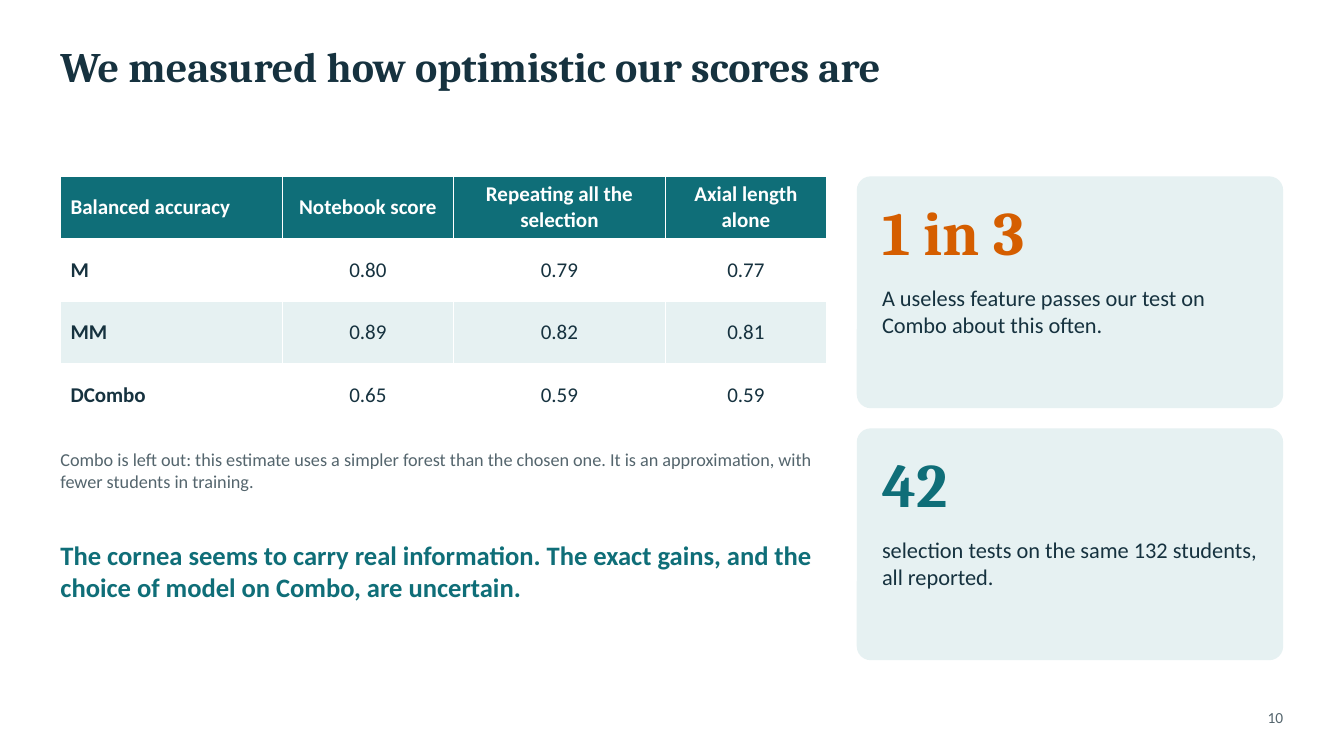
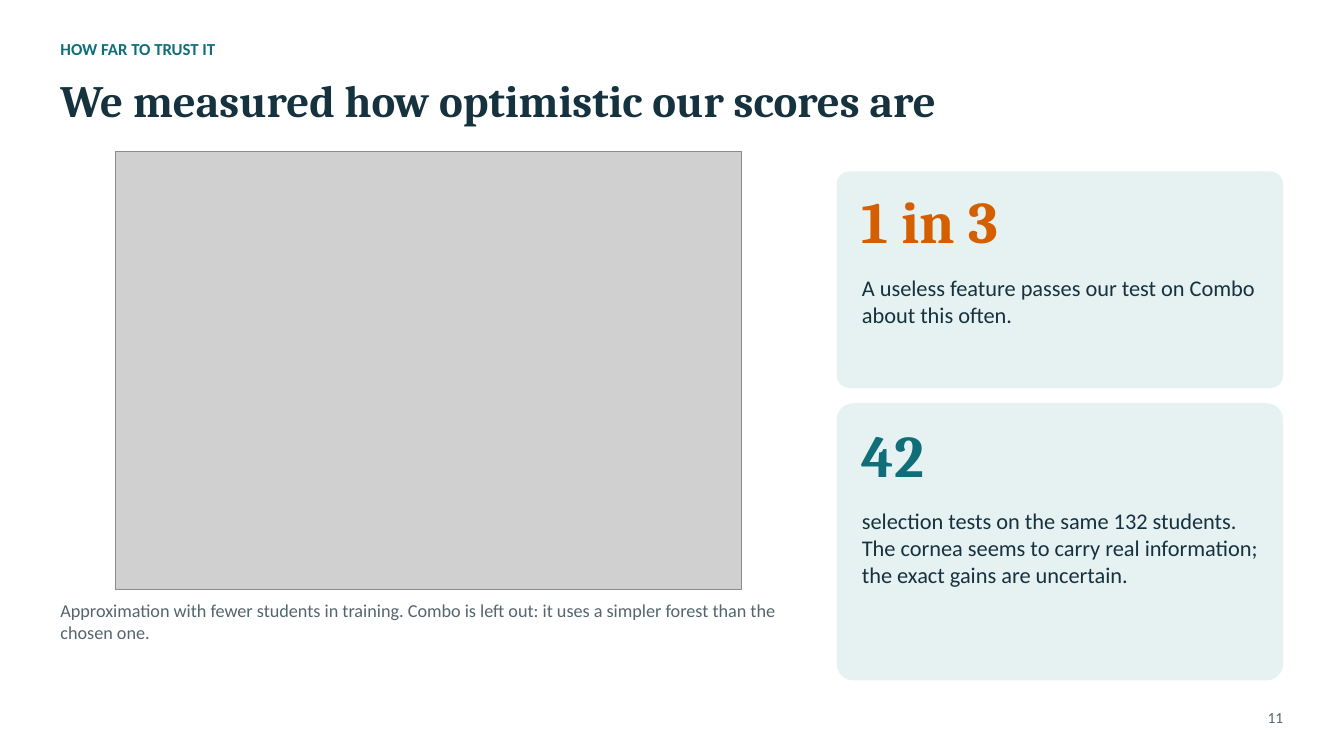
Before and after one commit to tomas20oriol-jpg/miopia-ml-project, a slide deck: slide 11 of slides/myopia_presentation.pptx (slide 10 before the commit). Drawn at 1344x756 pixels with LibreOffice and Linux fonts; fonts in the diff are those of the drawing; grey boxes stand for pictures. Boxes give left, top, right and bottom in pixels: in the first picture for what was removed or moved away, otherwise in the second. Text is boxed around its words. In the diff, an @@ line names an element or a change of style, - is before the commit and + after.

```diff
--- a/slides/myopia_presentation.pptx
+++ b/slides/myopia_presentation.pptx
@@ text added at (x1=60, y1=44, x2=215, y2=55), 12 pt, text #0F6E78, bold @@
+HOW FAR TO TRUST IT
@@ title "We measured how optimistic our ..." moved from (x1=60, y1=53, x2=880, y2=91) to (x1=60, y1=86, x2=936, y2=127) @@
@@ title "We measured how optimistic our ..." at (x1=60, y1=86, x2=936, y2=127): size 30 to 32 pt @@
@@ table removed at (x1=60, y1=176, x2=827, y2=426), 4 rows, 4 columns @@
-Balanced accuracy | Notebook score | Repeating all the selection | Axial length alone
-M | 0.80 | 0.79 | 0.77
-MM | 0.89 | 0.82 | 0.81
-DCombo | 0.65 | 0.59 | 0.59
@@ picture added at (x1=115, y1=151, x2=741, y2=590) @@
@@ rounded rectangle resized from (x1=857, y1=176, x2=1284, y2=408) to (x1=837, y1=171, x2=1284, y2=388) @@
@@ text "1 in 3" moved from (x1=882, y1=212, x2=1025, y2=256) to (x1=862, y1=202, x2=998, y2=244) @@
@@ text "1 in 3" at (x1=862, y1=202, x2=998, y2=244): size 44 to 42 pt @@
@@ text "A useless feature passes our ..." rewrapped from (x1=882, y1=290, x2=1205, y2=333) to (x1=862, y1=280, x2=1255, y2=323) @@
@@ rounded rectangle resized from (x1=857, y1=429, x2=1284, y2=660) to (x1=837, y1=403, x2=1284, y2=681) @@
@@ text "42" at (x1=862, y1=437, x2=924, y2=477): size 44 to 42 pt @@
@@ text "42" moved from (x1=882, y1=465, x2=947, y2=507) to (x1=862, y1=437, x2=924, y2=477) @@
@@ text at (x1=862, y1=513, x2=1258, y2=587): text changed @@
-selection tests on the same 132 students, all reported.
+selection tests on the same 132 students. The cornea seems to carry real information; the exact gains are uncertain.
@@ text removed at (x1=60, y1=546, x2=811, y2=601) @@
-The cornea seems to carry real information. The exact gains, and the choice of model on Combo, are uncertain.
@@ text at (x1=60, y1=604, x2=775, y2=639): text changed @@
-Combo is left out: this estimate uses a simpler forest than the chosen one. It is an approximation, with fewer students in training.
+Approximation with fewer students in training. Combo is left out: it uses a simpler forest than the chosen one.
@@ text at (x1=1268, y1=713, x2=1284, y2=723): text changed @@
-10
+11
```
Also in this commit, not shown: 13 other slides changed, 2 slides added, 1 slide removed, 14 other files.
